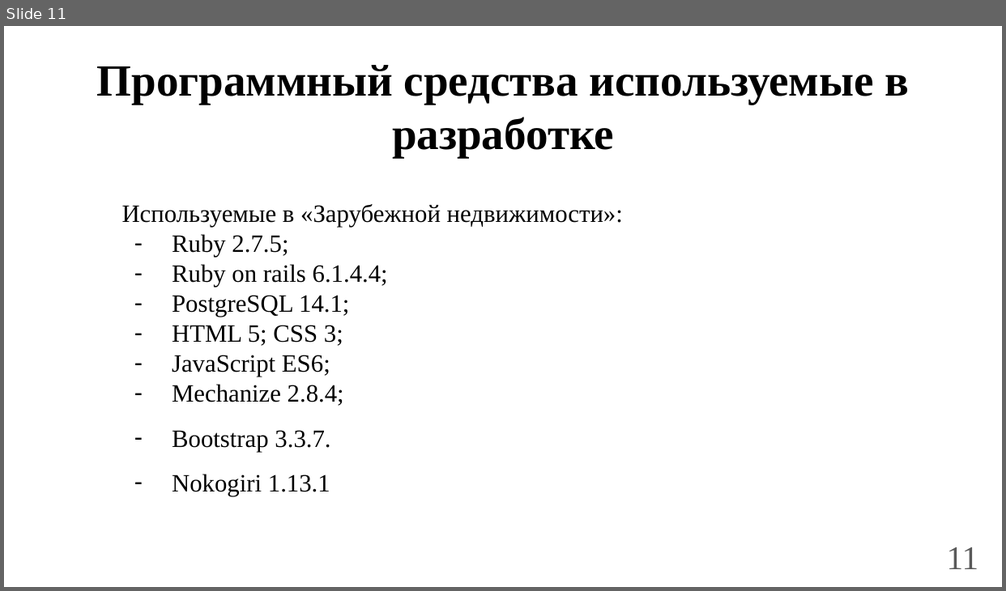
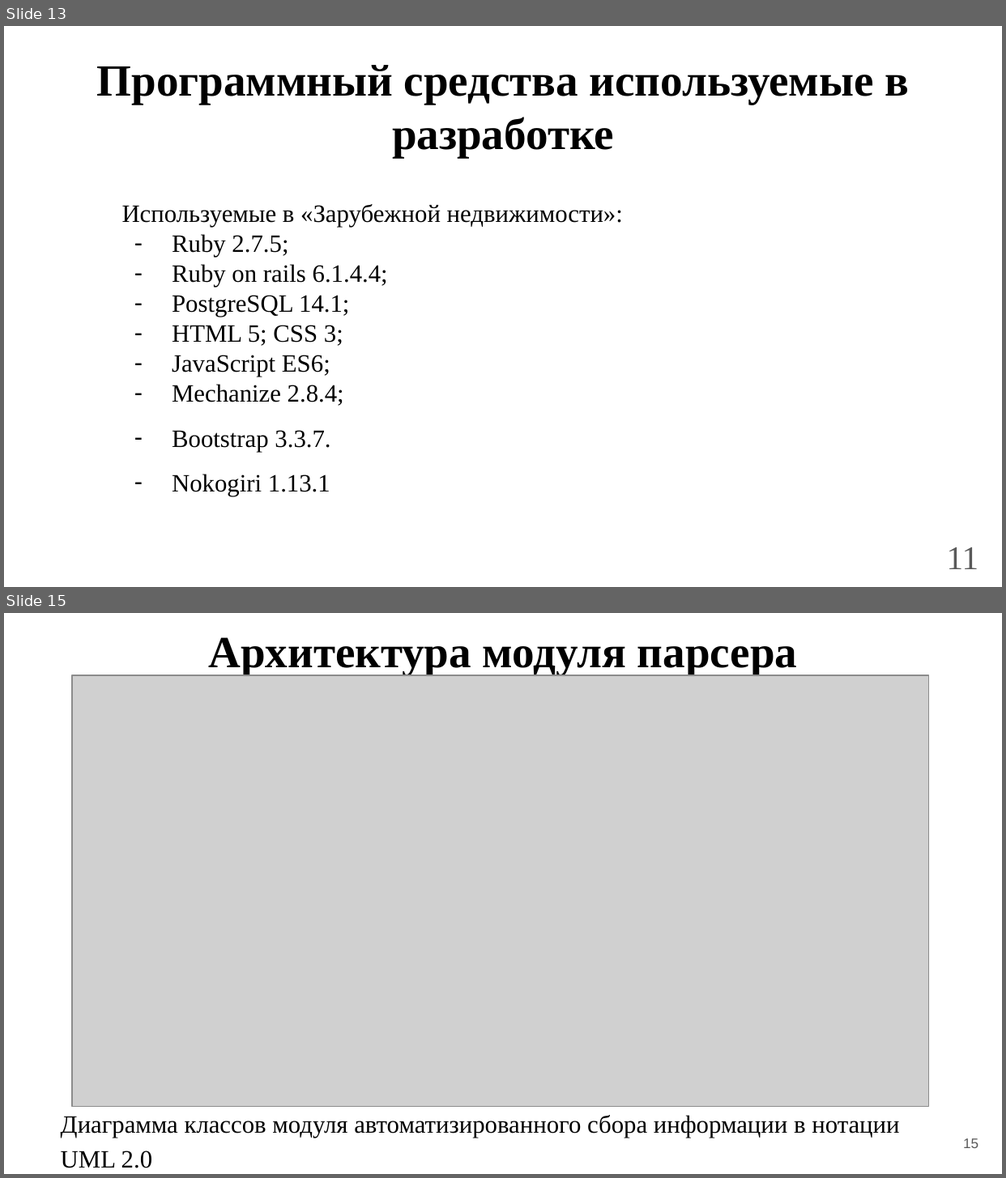
Before and after one commit to OkejoTM/Diploma, a slide deck: Presentation.pptx. Shown one above the other, each under a label of ours: slide 11 before the commit, slides 13 and 15 after it; the slides between them are not shown. The pictures are 1006x591 and 1006x1178 pixels, drawn with LibreOffice and Linux fonts; fonts in the diff are those of the drawing; grey boxes stand for pictures. Boxes give left, top, right and bottom in pixels: in the first picture for what was removed or moved away, otherwise in the second. Text is boxed around its words. In the diff, an @@ line names an element or a change of style, - is before the commit and + after.

```diff
--- a/Presentation.pptx
+++ b/Presentation.pptx
@@ slide 15 added at (4, 613, 1002, 1174), background #FFFFFF @@
@@ title added at (209, 637, 797, 675), 32.2 pt, text #000000, bold @@
+Архитектура модуля парсера
@@ picture added at (72, 676, 928, 1107) @@
@@ text added at (61, 1115, 899, 1169), 18 pt, text #000000 @@
+Диаграмма классов модуля автоматизированного сбора информации в нотации UML 2.0
@@ page number added at (963, 1139, 978, 1148), 10 pt, text #595959 @@
+15
@@ what was slide 11 is now slide 13 @@
```
Also in this commit, not shown: 7 slides changed, 5 other slides added, 1 slide removed, 9 other files.
